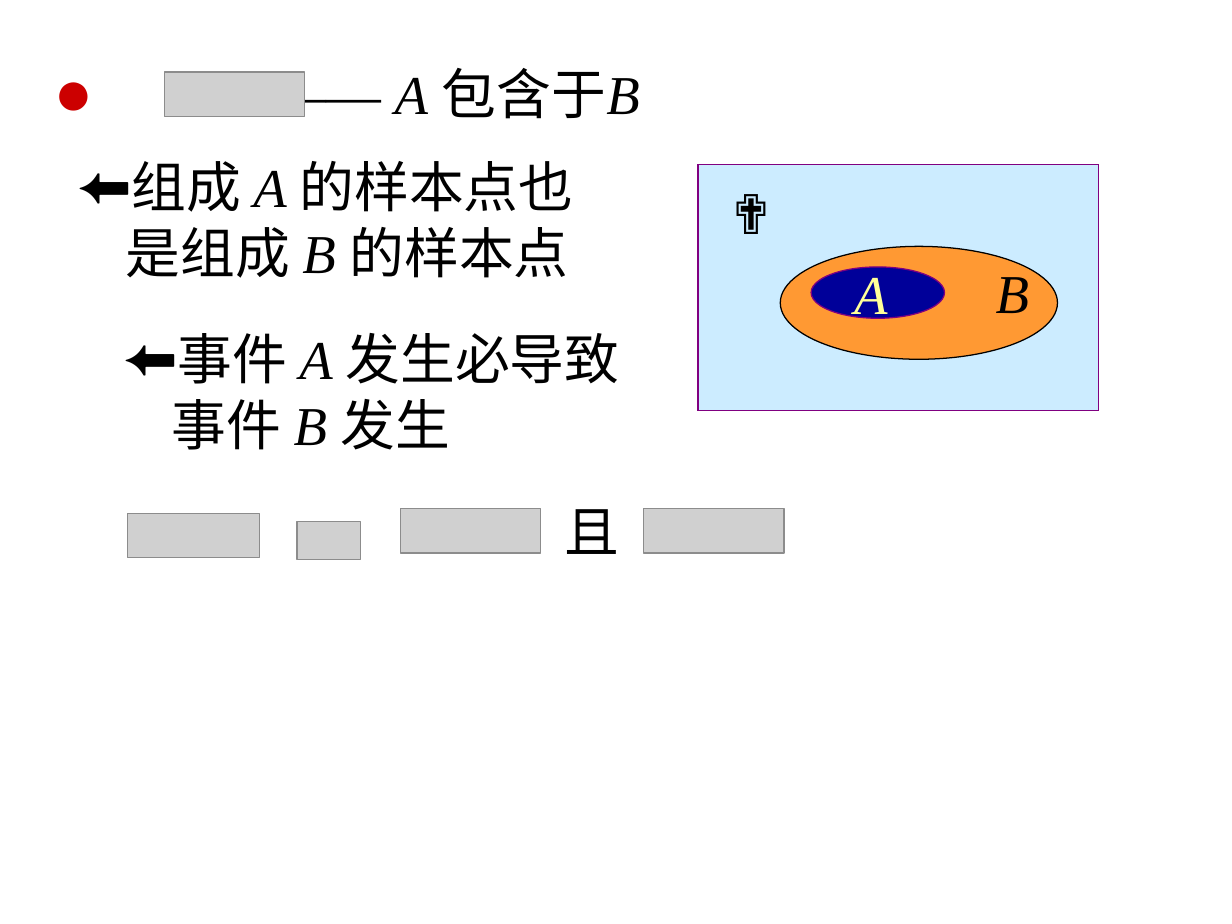
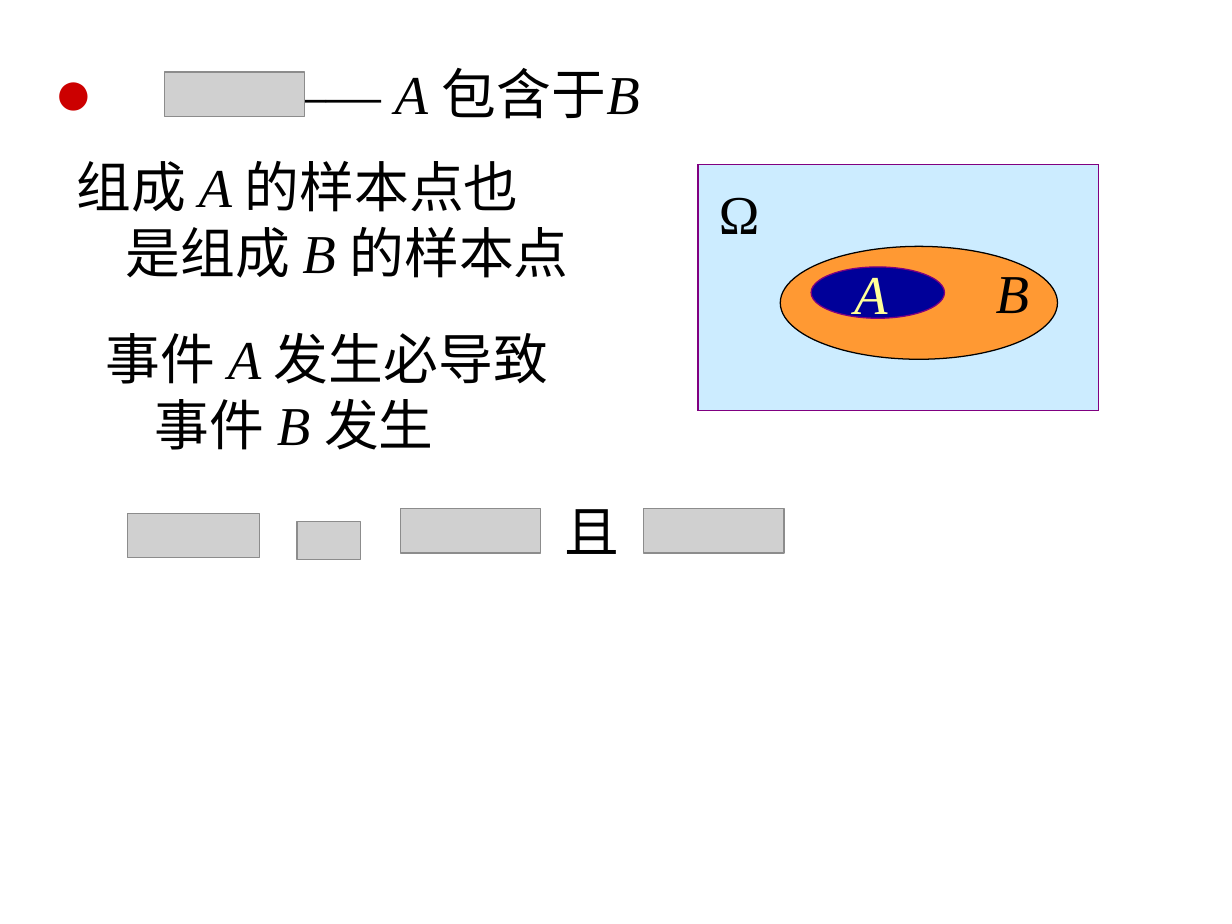
Before and after one commit to scistats/scistats.github.io, a slide deck: slide 15 of ppts/probability/01.1.ppt. Drawn at 1232x924 pixels with LibreOffice and Linux fonts; fonts in the diff are those of the drawing; grey boxes stand for pictures. Boxes give left, top, right and bottom in pixels: in the first picture for what was removed or moved away, otherwise in the second. Text is boxed around its words. In the diff, an @@ line names an element or a change of style, - is before the commit and + after.

```diff
--- a/ppts/probability/01.1.ppt
+++ b/ppts/probability/01.1.ppt
@@ text at (77, 161, 519, 212): bullet ⬅ to none @@
@@ text at (719, 197, 761, 234): text changed; font Lato to Times New Roman @@
-✟
+Ω
@@ text "事件 A 发生必导致": place and size @@
-text "事件 A 发生必导致" at (172, 333, 620, 450)
+text "事件 A 发生必导致" at (106, 333, 548, 450)
@@ text at (106, 333, 548, 384): bullet ⬅ to none @@
```
Also in this commit, not shown: 8 other slides changed, 1 other file.
